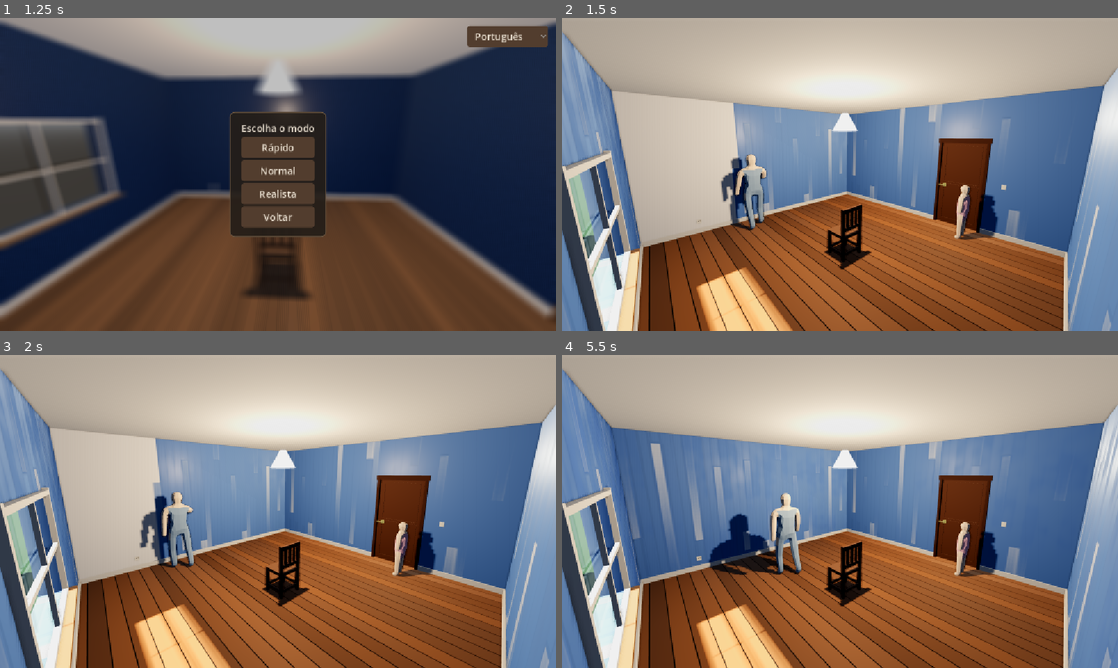
Above: before the commit, frames 1-4 (two rows, left to right).
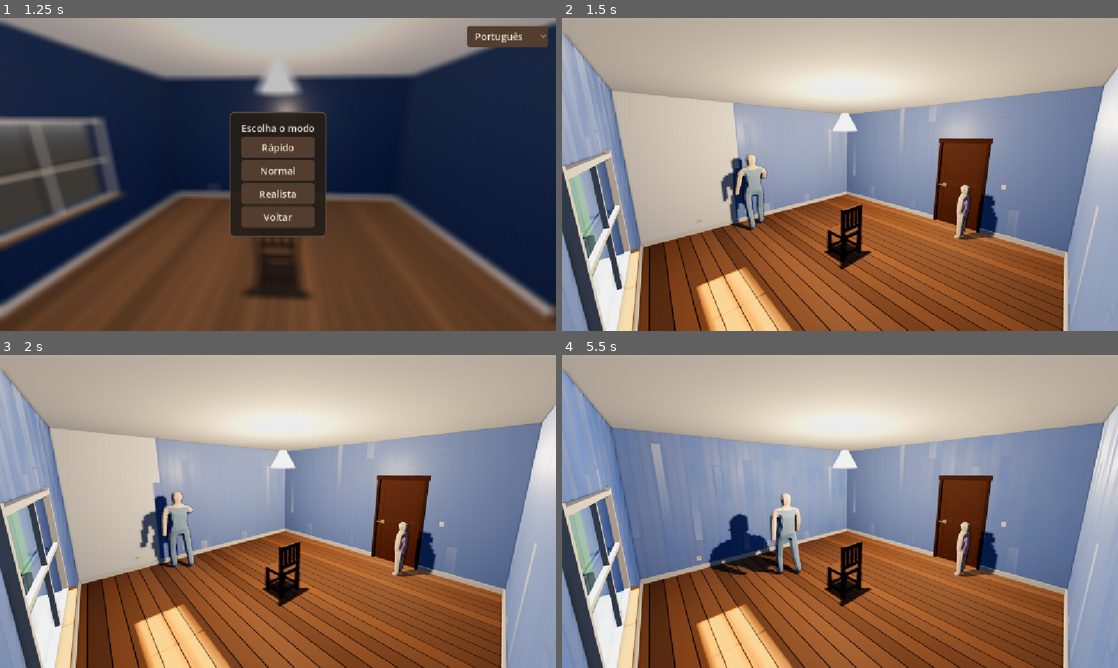
Above: after the commit, the same moments.

Repository: CaioLeonardoSch/watching-paint-dry
Game: Godot game, scene res://scenes/menu_principal.tscn
Two runs of this game, one before a commit and one after it. Both use one fixed random seed, a clock stepped at 60 frames per second and the inputs below.
Inputs (mouse positions are in pixels of both pictures, inside the frame that each line leads up to):
- Up to frame 1 (1.25 s): click "Jogar" at 0.5 s
- Up to frame 2 (1.5 s): click "Rápido" at 1.25 s
- Up to frame 3 (2 s): no input
- Up to frame 4 (5.5 s): move the mouse to (962, 495) at 2.02 s; move the mouse to (728, 527) at 2.77 s; move the mouse to (895, 442) at 3.52 s; move the mouse to (812, 574) at 4.27 s; move the mouse to (1006, 558) at 5.02 s

Frame 1 is identical in both runs. In frame 2, 26% of the frame differs, in the area x 0-100%, y 4-100%; in frame 3, 27%; in frame 4, 33%.
Error before the commit: Invalid type in function 'guardar_historico' in base 'RefCounted (MascaraTinta)'. Cannot convert argument 1 from Nil to float. (res://scripts/parede_pintavel.g…

Commit message:
fix: iniciar_demao quebrava — get_shader_parameter devolve null pra uniform nao setada

Diff:
--- a/project.godot
+++ b/project.godot
@@ -22,14 +22,6 @@
 
 [display]
 
-; A janela abre a 1600x900 e a base de UI continua em 1152x648. Com stretch
-; "canvas_items" o 3D ja renderiza na resolucao real da janela (a base so'
-; escala a UI), entao janela maior = imagem mais nitida de verdade. Sem estes
-; dois campos o Godot usava o padrao de fabrica, 1152x648.
-; Nao subir a BASE pra 1920x1080 antes da Etapa 2: isso obrigaria a revisar
-; todos os tamanhos de fonte do theme_principal.tres.
-window/size/viewport_width=1152
-window/size/viewport_height=648
 window/size/window_width_override=1600
 window/size/window_height_override=900
 window/stretch/mode="canvas_items"
@@ -55,30 +47,6 @@
 [rendering]
 
 rendering_device/driver.windows="d3d12"
-
-; ── Nitidez (Fase G5) ────────────────────────────────────────────────────
-; MSAA sozinho nao resolvia o problema daqui: ele amostra COBERTURA, entao
-; suaviza silhueta e passa reto pelo que cintila por sombreamento — o realce
-; especular das pecas fininhas (fresta de 1,2 cm do assoalho, macaneta, cruz
-; da janela) e o shader da tinta. Supersampling resolve sombreamento.
-;
-; ⚠️ scale=2.0, NAO 1.5. O plano pedia 1.5; medido contra uma referencia
-; supersampleada 3x, 1.5 quase nao serve (erro 0.143 contra 0.173 de nao fazer
-; nada) e 2.0 da' 0.035 — 4x melhor. O motivo e' o filtro: o downsample do
-; Godot e' bilinear, e so' em 2.0 os 4 taps caem simetricos e ele vira uma
-; media de caixa 2x2 de verdade. Em 1.5 as amostras nao alinham com a grade
-; de texels e sobra aliasing. Nao trocar por um numero "intermediario".
+anti_aliasing/quality/msaa_3d=2
+anti_aliasing/quality/use_debanding=true
 scaling_3d/scale=2.0
-; MSAA 4x se paga mesmo por cima do supersampling: erro 0.105 -> 0.034 por
-; 0.32 ms (10% do quadro). 8x nao foi testado junto porque 4x ja' empata com
-; a referencia. Custo total: 3,5 ms/quadro, ~288 fps — 4,8x o orcamento.
-anti_aliasing/quality/msaa_3d=2
-; A parede e' um gradiente lento de uma cor so' ocupando meia tela: pior caso
-; possivel pra quantizacao de 8 bits. Sem isto, 39% das linhas da parede eram
-; faixas chapadas; com, nenhuma. E' o item mais barato da lista.
-anti_aliasing/quality/use_debanding=true
-; FXAA e TAA ficaram DE FORA de proposito, os dois medidos e reprovados:
-; FXAA piorou a imagem (erro 0.241, pior que nao fazer nada — ele borra pra
-; longe da verdade em vez de resolver detalhe); TAA fantasmou e apagou a marca
-; do rolo na parede, que e' o assunto do jogo. msaa_2d fica em 0: a UI nao
-; serrilha (conferido no menu). Ver PLANO-SECAGEM-E-QUARTO.md 7.5.
--- a/scripts/inicializar_quarto.gd
+++ b/scripts/inicializar_quarto.gd
@@ -61,13 +61,13 @@
 	# micro-relevo fingido, que só denuncia a face plana quando a luz raspa.
 	var mat_teto := _criar_material_teto()
 
-	var nos_teto  := ["TetoQP"]
-	# material gerenciado por parede_pintavel.gd (a parede inteira é pintável)
-	var nos_tinta := [
-		"ParedeNorteSolida", "ParedeSul",
-		"ParedeOesteNorte", "ParedeOesteSul", "ParedeOesteAcima", "ParedeOesteAbaixo",
-		"ParedeLesteNorte", "ParedeLesteSul", "ParedeLesteAcima",
-	]
+	var nos_teto := ["TetoQP"]
+
+	# As 9 peças de parede NÃO recebem material aqui — quem manda nelas é
+	# `parede_pintavel.gd`, que aplica o material da tinta por parede inteira
+	# (ParedeNorteSolida, ParedeSul, as 4 de ParedeOeste* e as 3 de ParedeLeste*).
+	# Isto era uma lista de nomes que ninguém lia; virou comentário, que é o que
+	# ela sempre foi.
 
 	for nome in meshes:
 		var no := get_node_or_null(nome)
--- a/scripts/parede_pintavel.gd
+++ b/scripts/parede_pintavel.gd
@@ -58,6 +58,22 @@
 ##
 ## Se a Fase E mudar carga ou trajeto do rolo, remedir os dois.
 const ESPESSURA_DEMAO: float = 0.033
+
+## Faixa da carga que conta como "coberto" (Fase G3).
+##
+## Mora AQUI, não nos shaders, porque dois shaders precisam do mesmo par:
+## `tinta_secando` pra desenhar e `copia_cobertura` pra gravar o histórico com o
+## mesmo critério. Se divergirem, a costura entre demãos reabre.
+##
+## ⚠️ Não dá pra ler isto de volta do material com `get_shader_parameter`: ele
+## devolve **null** pra uniform que nunca foi setado explicitamente (o default
+## do shader não conta), e o null vazava como argumento tipado. Foi assim que
+## `iniciar_demao` quebrou com "Cannot convert argument 1 from Nil to float".
+##
+## O máximo é o **ganho visual da falha de cobertura**, e está baixo de
+## propósito — ver SECAGEM §5.3. Menor = satura antes = falha mais discreta.
+const COBERTURA_MIN: float = 0.0
+const COBERTURA_MAX: float = 0.16
 
 ## Quanto cada demão nova atrasa a secagem, uniformemente. É real: o substrato
 ## vai selando e absorve menos água a cada camada. Entra como fator explícito
@@ -114,6 +130,8 @@
 	material.set_shader_parameter("mancha_secagem", mascara.mancha)
 	material.set_shader_parameter("mancha_escala", mascara.mancha_escala)
 	material.set_shader_parameter("passo_carimbo_texels", MascaraTinta.passo_carimbo_texels())
+	material.set_shader_parameter("cobertura_min", COBERTURA_MIN)
+	material.set_shader_parameter("cobertura_max", COBERTURA_MAX)
 	material.set_shader_parameter("carga_tipica", CARGA_TIPICA)
 	material.set_shader_parameter("espessura_demao", ESPESSURA_DEMAO)
 	material.set_shader_parameter("variacao_max", VARIACAO_MAX)
@@ -195,10 +213,7 @@
 
 	# E a cobertura desta demão entra pro histórico (Fase G3). Tem que ser AQUI:
 	# depois de a demão anterior ter terminado e antes de a recente ser limpa.
-	# Os limiares vêm do material pra os dois shaders não divergirem.
-	mascara.guardar_historico(
-		material.get_shader_parameter("cobertura_min"),
-		material.get_shader_parameter("cobertura_max"))
+	mascara.guardar_historico(COBERTURA_MIN, COBERTURA_MAX)
 	mascara.limpar_demao()
 	material.set_shader_parameter("cor_anterior",    anterior)
 	material.set_shader_parameter("cor_molhada",     molhada)
Not shown, added: shaders/copia_cobertura.gdshader.uid
Not shown, changed: PLANO-SECAGEM-E-QUARTO.md
Not shown, changed: PROJETO.md
